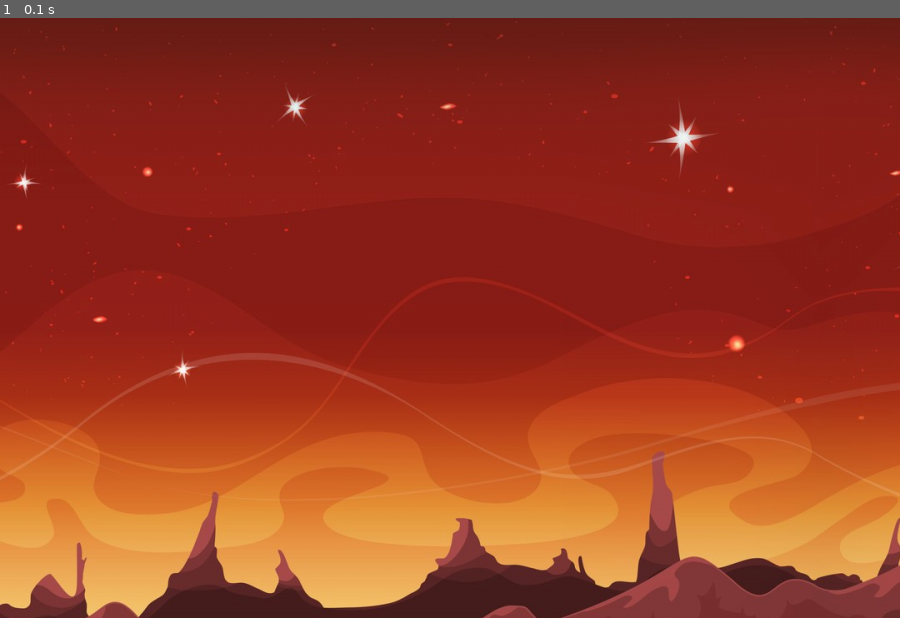
Above: before the commit, frame 1.
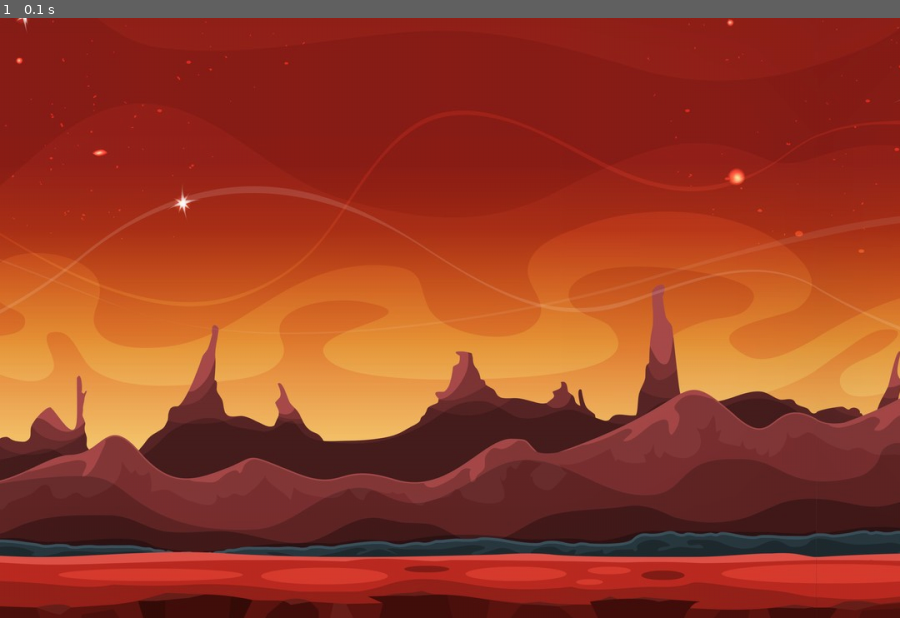
Above: after the commit, the same moment.

Repository: DanielEmirah/pygameGraven
Game: pygame game, started from main.py
The game is run twice, just before and just after one commit, with the same random seed, the same clock (stepped at 60 frames per second) and the same inputs.
Inputs:
- Up to frame 1 (0.1 s): no input

The runs differ from the first frame. In frame 1, 73% of the frame differs, in the area x 0-100%, y 0-100%.

Commit message:
Réglage hauteur arrière plan

Diff:
--- a/main.py
+++ b/main.py
@@ -14,7 +14,7 @@
 running = True
 while running:
     # Appliquer l'arrière plan
-    screen.blit(background, (0, 0))
+    screen.blit(background, (0, -200))
 
     # Mettre à jour la fenêtre
     pygame.display.flip()
